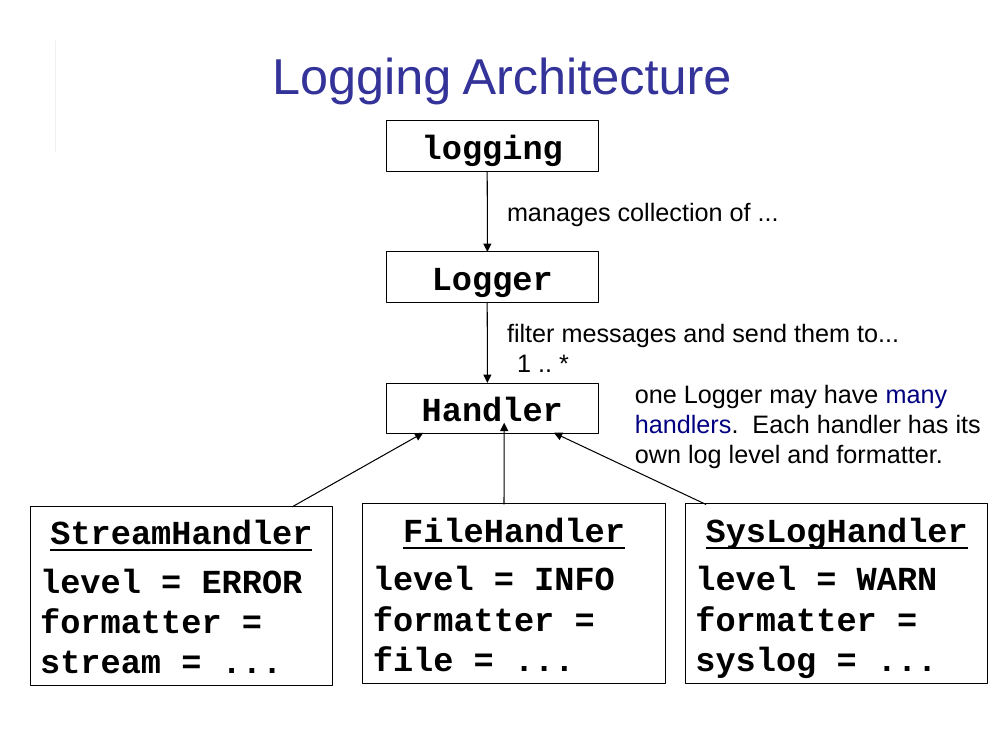
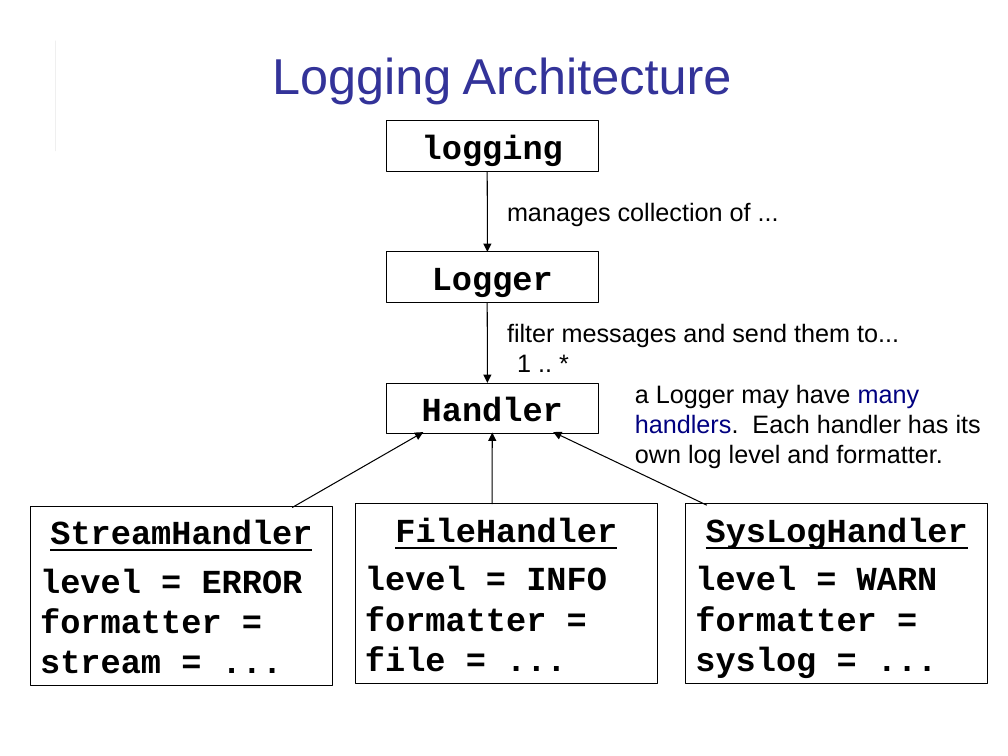
Before and after one commit to cpske/ISP, a slide deck: slide 21 of logging/Logging.ppt (slide 12 before the commit). Drawn at 1008x756 pixels with LibreOffice and Linux fonts; fonts in the diff are those of the drawing. Boxes give left, top, right and bottom in pixels: in the first picture for what was removed or moved away, otherwise in the second. Text is boxed around its words. In the diff, an @@ line names an element or a change of style, - is before the commit and + after.

Commit message:
update slides on logging

```diff
--- a/logging/Logging.ppt
+++ b/logging/Logging.ppt
@@ text at bbox=[635, 384, 981, 469]: text changed @@
-one Logger may have many handlers. Each handler has its own log level and formatter.
+a Logger may have many handlers. Each handler has its own log level and formatter.
@@ arrow moved from (504, 504) - (504, 422) to (492, 504) - (492, 432) @@
@@ rectangle "FileHandler": place and size @@
-rectangle "FileHandler" at bbox=[363, 504, 665, 683]
+rectangle "FileHandler" at bbox=[355, 504, 657, 683]
```
Also in this commit, not shown: 19 other slides changed, 10 slides added, 1 slide removed, 2 other files.
